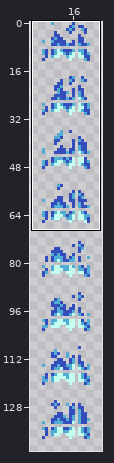
Sprite sheet -- Resources/Textures/Tiles/Crafting/BackwoodsCampfire_Flame.png. Above: a wide view before the commit, with the close-up outlined.
Close-up. First the earlier version:
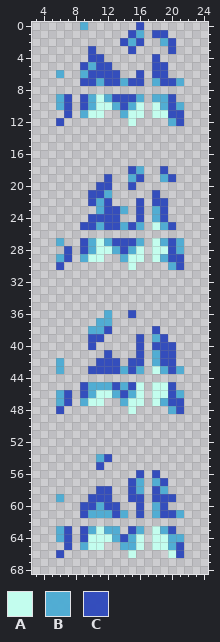
The file is 54x324 pixels, drawn in blocks of 2x2; one block is one cell here. Colours within 5 levels of each other are drawn and written as one. Shown: x 3..24, y 0..68. The wide view leaves out empty margins. The commit also changed other parts of the picture, which this record leaves out.
Palette (. is transparent): A #c3ffeff7  B #4facd3fa  C #314bbcfa
Pixels before, first column x 6:
 0 ...B......C.....
 1 .........CB.CC..
 2 ........CBC..BC.
 3 ....C....C....C.
 4 ....CC......C...
 5 ...CBCC.....CC..
 6 B..BCCCC..C.CC..
 7 ...CCBCCBCC.BCCB
 8 ................
 9 BC.CBABCCCB.BBC.
10 BC.CBAABCBA.ABCB
11 .C.BAA..BAA.AACC
12 C........A....BC
13 ................
14 ................
15 ................
16 ................
17 ................
18 .........CB..C..
19 ......C..BC..BC.
20 .....CC..C......
21 ....CCB.....C...
22 ....CBC...C.CC..
23 .....BCCB.C.BC..
24 ....CCCC..C.BC..
25 ...CCBCCBCB.ABC.
26 ................
27 B..CBABCCCB.ABCB
28 .C.CBAABCBA.AACB
29 BC.BAA..BAA.ABCC
30 C........A....BC
31 ................
32 ................
33 ................
34 ................
35 ................
36 ......B..C......
37 .....BB.........
38 ....BBC.....C...
39 ....CC....C.BC..
40 ....C.....C.CCC.
41 ......C...C.BCC.
42 B....CCC.CC.BCC.
43 B...CCCCBCB.ABCB
44 ................
45 ...CBBBCBCA.AAC.
46 BC.CBAABCBA.AACB
47 BC.BAA..BAA.ABCC
48 C........A....BC
49 ................
50 ................
51 ................
52 ................
53 ................
54 .....BC.........
55 .....C..........
56 ..........C.C...
57 .........CB.BC..
58 .....CC..CB.CB..
59 B...CCC..CC.CCC.
60 ...CCBCC..C.BC..
61 ...CBBBCB.C.BCCB
62 ................
63 BC.CBABB.CB.ABC.
64 BC.CAAABCBA.AABB
65 .C.BAA..BBA.AABC
66 C........A....AC
The same view after the edit:
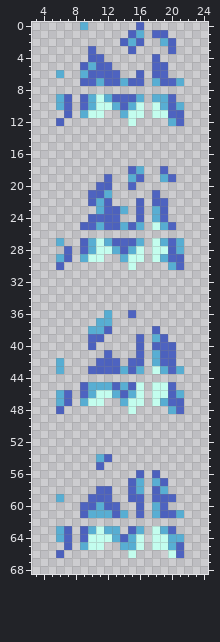
From old to new:
colour B: #4facd3fa -> #4facd3ed
colour C: #314bbcfa -> #314bbccf
Pixel boxes of the changes (left, top, right, bottom) in both close-ups:
changed: (56, 22, 184, 126)
changed: (56, 166, 184, 270)
changed: (56, 310, 184, 414)
changed: (56, 454, 184, 558)
